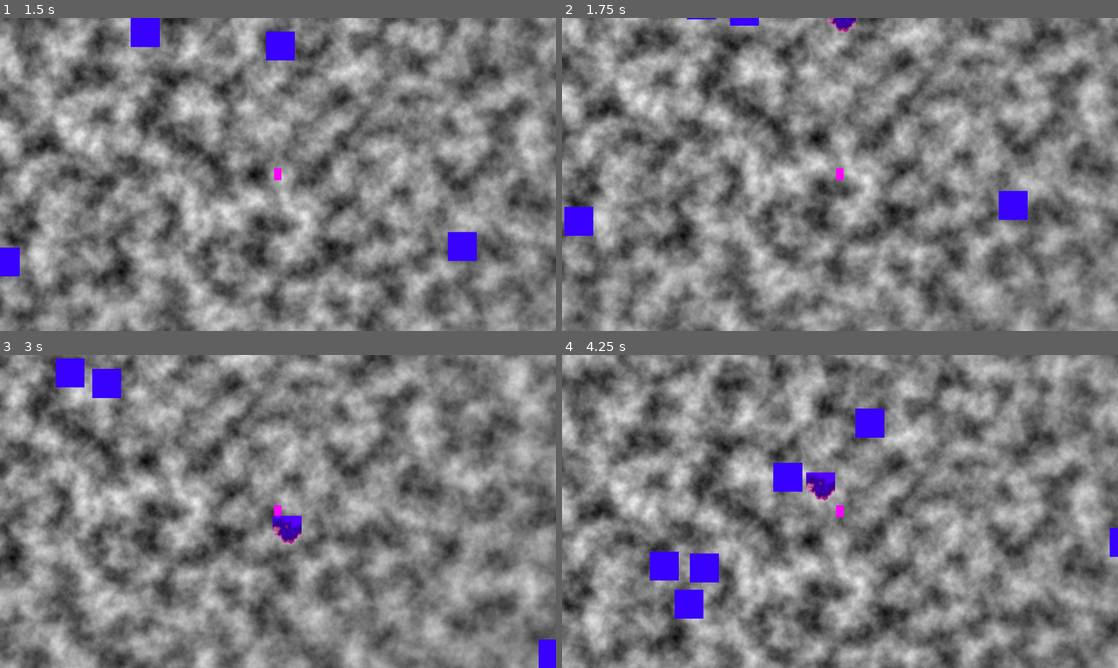
Above: before the commit, frames 1-4 (two rows, left to right).
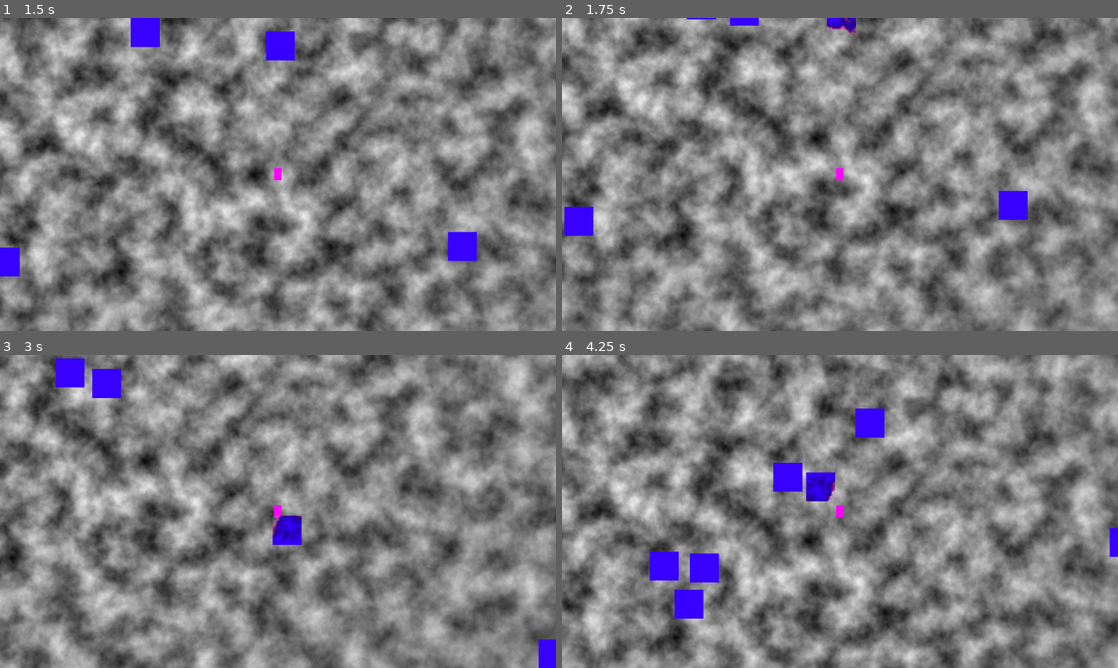
Above: after the commit, the same moments.

Repository: mabanana/survivor-dire
Game: Godot game, scene res://Scenes/main.tscn
Same seed, same stepped clock (60 frames per second), same inputs: the game is played once before the commit and once after it.
Inputs (mouse positions are in pixels of both pictures, inside the frame that each line leads up to):
- Up to frame 1 (1.5 s): tap Enter at 0.5 s; move the mouse to (400, 158) at 0.52 s; hold Right (ui_right) 0.53-1.28 s; tap E at 0.6 s; click (400, 158) at 0.67 s; move the mouse to (166, 190) at 1.27 s; hold Down (ui_down) from 1.28 s (still down); tap Tab at 1.35 s
- Up to frame 2 (1.75 s): keep holding Down (ui_down)
- Up to frame 3 (3 s): move the mouse to (333, 442) at 2.02 s; release Down (ui_down) at 2.03 s; hold Right (ui_right) 2.03-2.78 s; tap 1 at 2.1 s; move the mouse to (250, 574) at 2.77 s; hold Up (ui_up) from 2.78 s (still down); tap 2 at 2.85 s; click (250, 574) at 2.92 s
- Up to frame 4 (4.25 s): move the mouse to (1006, 558) at 3.52 s; release Up (ui_up) at 3.53 s; hold Left (ui_left) from 3.53 s (still down); tap 3 at 3.6 s

Frame 1 is identical in both runs. In frame 2, 0.2% of the frame differs, in the area x 47-53%, y 0-5%; in frame 3, 0.4%, in the area x 49-55%, y 51-61%; in frame 4, 0.4%.

Commit message:
Add rotation to death shader

Diff:
--- a/Scripts/square_enemy.gd
+++ b/Scripts/square_enemy.gd
@@ -18,11 +18,20 @@
 func die():
 	dead = true
 	velocity = Vector2.ZERO
-	modulate.r += 0.5
+	# 0 is left and measures degrees clockwise
+	var angle = rad_to_deg(core.scene.player_pos.angle_to_point(position))
+	if angle < 0:
+		angle = 360 + angle
+	#print("angle: ",angle)
+	var quarters = int(angle/90)
+	rotate(deg_to_rad(quarters*90 + 180))
+	angle -= quarters * 90
+	#prints("angle: rotate", quarters, "quarters then rotate", angle, "degrees",1 - angle/90.0 )
+	$Sprite2D.material.set("shader_parameter/angle", 1 - angle/90.0)
 
 func _process(delta: float) -> void:
 	if dead:
 		$Sprite2D.material.set("shader_parameter/progress", shader_progress)
-		shader_progress += delta * 1
-		if shader_progress >= 1.5:
+		shader_progress += delta * 0.5
+		if shader_progress >= 1.2:
 			queue_free()
